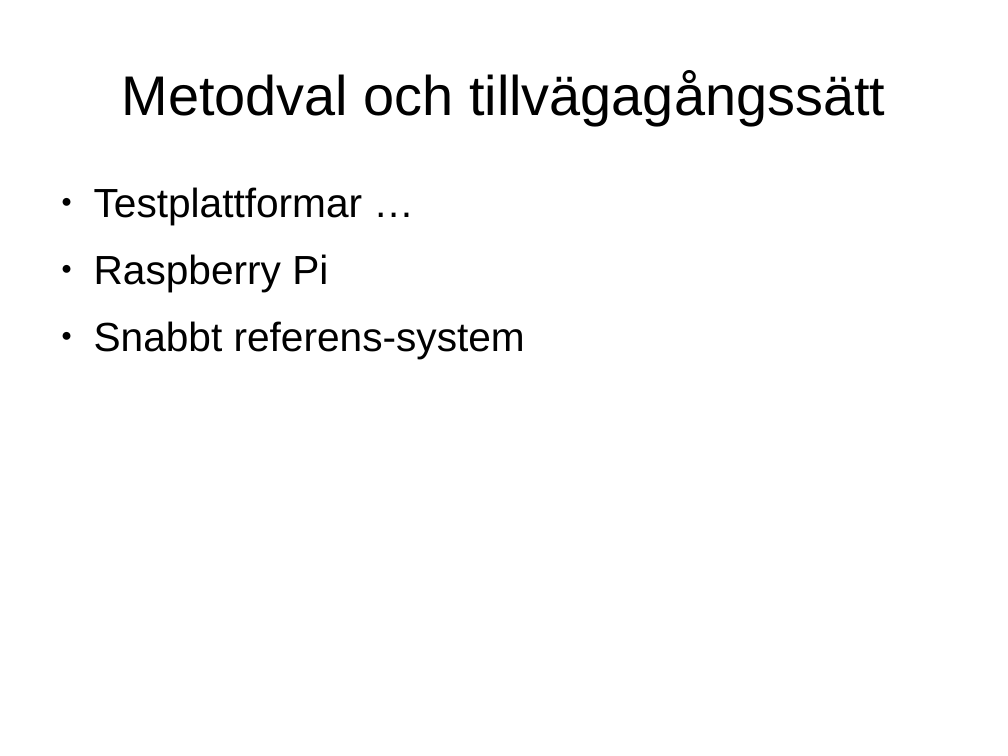
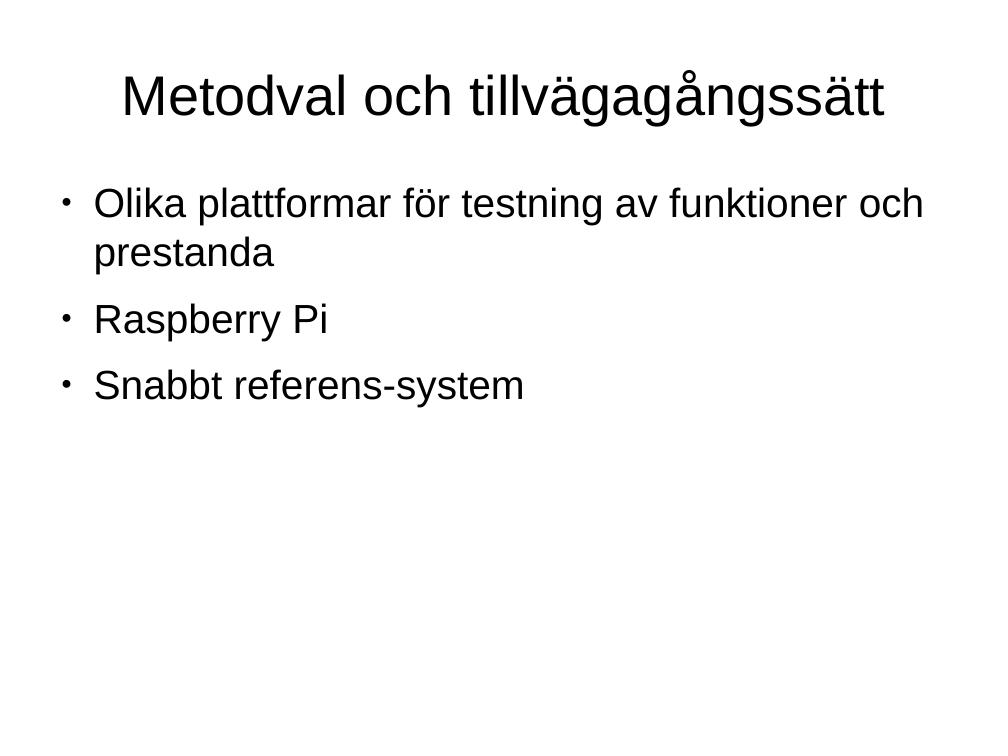
Before and after one commit to obidobanobi/documents, a slide deck: slide 4 of ParanoidPresentation.odp. Drawn at 1008x756 pixels with LibreOffice and Linux fonts; fonts in the diff are those of the drawing. Boxes give left, top, right and bottom in pixels: in the first picture for what was removed or moved away, otherwise in the second. Text is boxed around its words. In the diff, an @@ line names an element or a change of style, - is before the commit and + after.

```diff
--- a/ParanoidPresentation.odp
+++ b/ParanoidPresentation.odp
@@ text at [94, 187, 925, 274]: text changed @@
-● Testplattformar …
+● Olika plattformar för testning av funktioner och prestanda
```
Also in this commit, not shown: 4 other slides changed.
